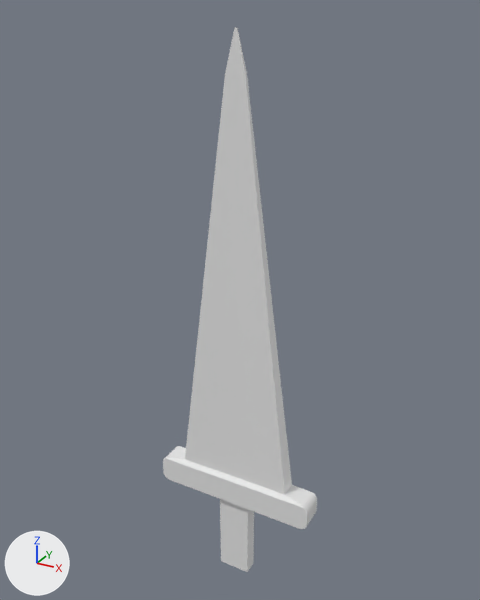
The FBX model Assets/Enemy/Armaenemy2.fbx as it was, and as the next commit left it.
Rendered twice from a camera (50 mm lens) standing at (1.87, -3.36, 4.26) and looking at (-0.03, 0.11, 2.53). Lighting does not change. The marker at lower left points along +X, +Y and +Z.
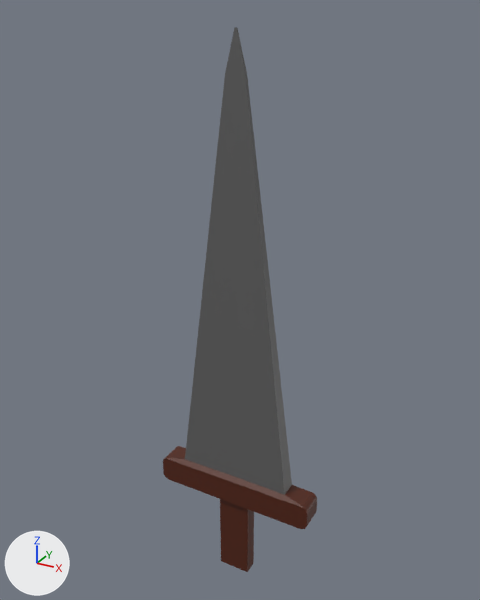
The change, as a diff of the scene's bpy script:
```diff
--- a/Assets/Enemy/Armaenemy2.fbx.py
+++ b/Assets/Enemy/Armaenemy2.fbx.py
@@ mat_material_002 @@
+mat_material_002 = principled_material('Material.002')
+mat_material_002.base_color = (0.116, 0.116, 0.116)  # dark grey #606060
@@ mat_material_001 @@
+mat_material_001 = principled_material('Material.001')
+mat_material_001.base_color = (0.0826, 0.0134, 0.0025)  # brown #511f08
@@ me_cube_002 @@
 me_cube_002.from_pydata(...)  # 94 vertices, 107 faces; spans x -0.58..0.58, y -0.09..0.09, z -1.74..2.02
 # used by ob_cube; location = (0.0, 0.0, 2.147)
+# me_cube_002 part 1: all 93 faces centred in x -0.58..0.58, y -0.09..0.09, z -1.74..-0.91 switch from no material to mat_material_001 (brown #511f08)
+# me_cube_002 part 2: all 14 faces centred in x -0.23..0.23, y -0.03..0.03, z 0.45..2.02 switch from no material to mat_material_002 (dark grey #606060)
```

Pixel boxes (x1, y1, x2, y2) of what changed, in the pictures (480 x 600 px):
part 1 of me_cube_002, recoloured (grey to brown): (163, 446, 317, 572) in both
part 2 of me_cube_002, recoloured: (185, 27, 292, 495) in both
